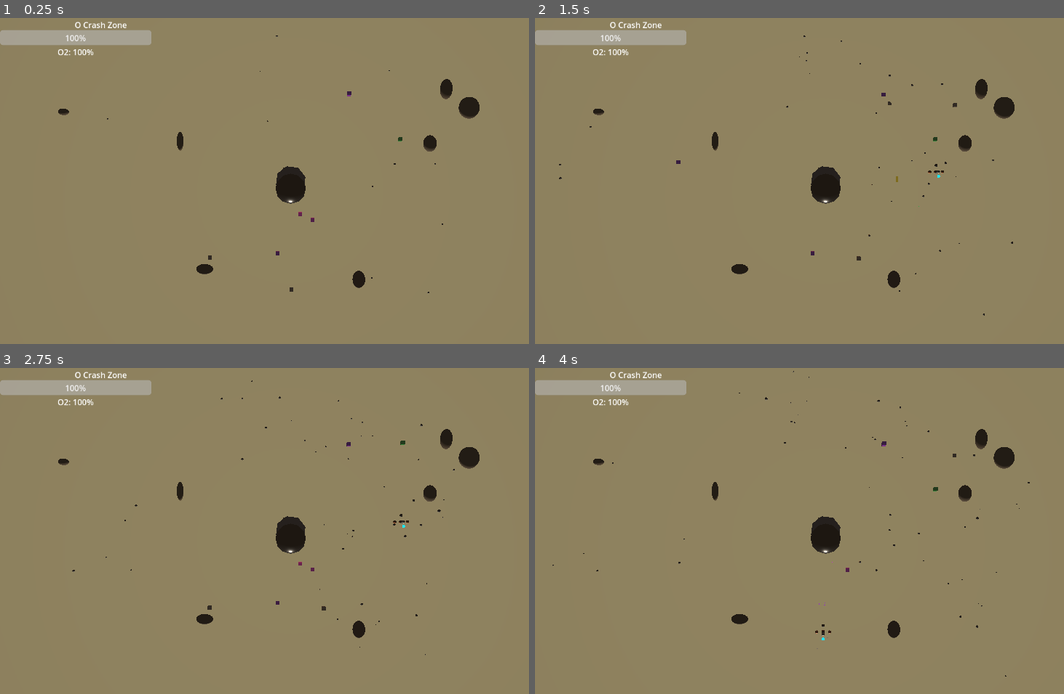
Above: before the commit, frames 1-4 (two rows, left to right).
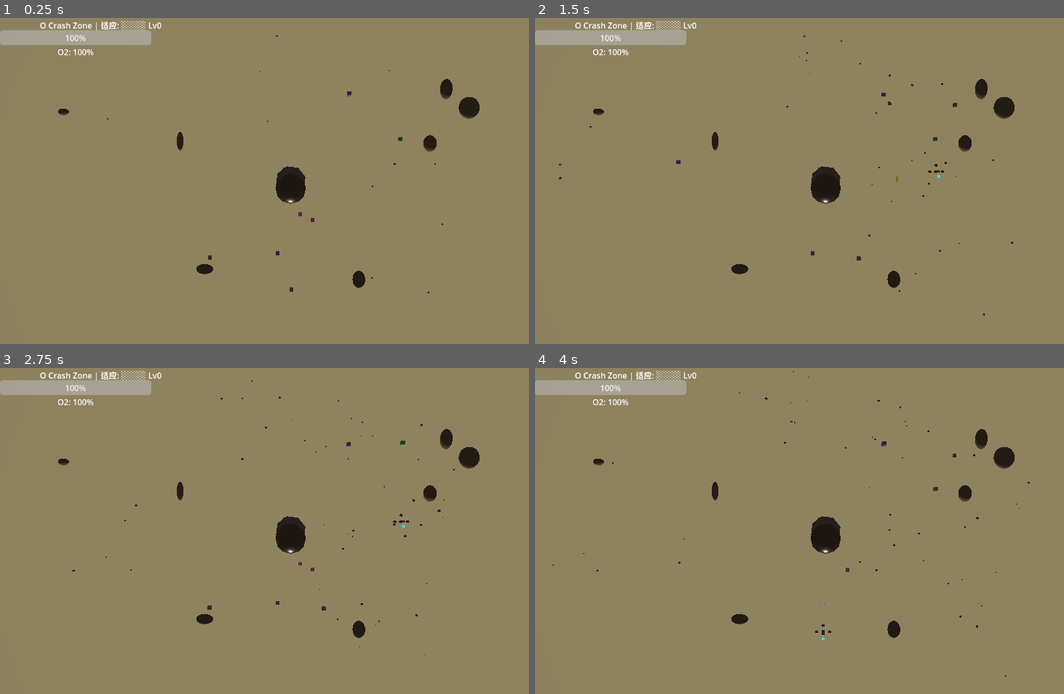
Above: after the commit, the same moments.

Repository: qnctx/star-abyss-game
Game: Godot game, scene res://scenes/main.tscn
Two runs of this game, one before a commit and one after it. Both use one fixed random seed, a clock stepped at 60 frames per second and the inputs below.
Inputs (mouse positions are in pixels of both pictures, inside the frame that each line leads up to):
- Up to frame 1 (0.25 s): no input
- Up to frame 2 (1.5 s): tap Enter at 0.5 s; move the mouse to (952, 164) at 0.52 s; hold D (move_right) 0.53-1.28 s; hold E (interact) 0.53-1.28 s; move the mouse to (709, 197) at 1.27 s; hold S (move_back) from 1.28 s (still down); click (709, 197) at 1.35 s
- Up to frame 3 (2.75 s): move the mouse to (349, 459) at 2.02 s; release S (move_back) at 2.03 s; hold D (move_right) from 2.03 s (still down); hold Shift (sprint) from 2.03 s (still down)
- Up to frame 4 (4 s): move the mouse to (794, 596) at 2.77 s; release D (move_right) at 2.78 s; release Shift (sprint) at 2.78 s; hold W (move_forward) 2.78-3.53 s; tap T (teleport) at 2.85 s; tap Space at 3.5 s; move the mouse to (1000, 579) at 3.52 s; hold A (move_left) from 3.53 s (still down); hold E (interact) from 3.53 s (still down)

The runs differ from the first frame. In frame 1, 0.3% of the frame differs, in the area x 7-31%, y 0-4%; in frame 2, 0.3%; in frame 3, 0.3%; in frame 4, 0.3%.
Error before the commit: Invalid assignment of property or key 'visible' with value of type 'bool' on a base object of type 'null instance'. (res://scripts/oxygen_ui.gd:21)

Commit message:
fix: add GameOverPanel nodes to OxygenUI in main.tscn
The oxygen_ui.gd script references $GameOverPanel, $GameOverPanel/GameOverLabel,
and $GameOverPanel/RestartButton, but these nodes only existed in the standalone
oxygen_ui.tscn scene file. The script is actually attached to the OxygenUI node
in main.tscn, which didn't have these children.

Added:
- GameOverPanel (Panel) as child of OxygenUI
- GameOverLabel (Label) as child of GameOverPanel
- RestartButton (Button) as child of GameOverPanel
- StyleBoxFlat_panel, StyleBoxFlat_button, StyleBoxFlat_button_hover sub_resources

This fixes the 'Invalid assignment of property or key visible on a null instance'
error when the game over screen tried to display.

Diff:
--- a/src/scenes/main.tscn
+++ b/src/scenes/main.tscn
@@ -24,6 +24,42 @@
 radius = 0.5
 height = 1.0
 
+[sub_resource type="StyleBoxFlat" id="StyleBoxFlat_panel"]
+bg_color = Color(0.1, 0.1, 0.15, 0.95)
+border_width_left = 3
+border_width_top = 3
+border_width_right = 3
+border_width_bottom = 3
+border_color = Color(0.8, 0.2, 0.2, 1)
+corner_radius_top_left = 8
+corner_radius_top_right = 8
+corner_radius_bottom_right = 8
+corner_radius_bottom_left = 8
+
+[sub_resource type="StyleBoxFlat" id="StyleBoxFlat_button"]
+bg_color = Color(0.6, 0.2, 0.2, 1)
+border_width_left = 2
+border_width_top = 2
+border_width_right = 2
+border_width_bottom = 2
+border_color = Color(0.9, 0.3, 0.3, 1)
+corner_radius_top_left = 4
+corner_radius_top_right = 4
+corner_radius_bottom_right = 4
+corner_radius_bottom_left = 4
+
+[sub_resource type="StyleBoxFlat" id="StyleBoxFlat_button_hover"]
+bg_color = Color(0.8, 0.3, 0.3, 1)
+border_width_left = 2
+border_width_top = 2
+border_width_right = 2
+border_width_bottom = 2
+border_color = Color(1, 0.4, 0.4, 1)
+corner_radius_top_left = 4
+corner_radius_top_right = 4
+corner_radius_bottom_right = 4
+corner_radius_bottom_left = 4
+
 [node name="Main" type="Node3D"]
 
 [node name="DirectionalLight3D" type="DirectionalLight3D" parent="."]
@@ -96,6 +132,48 @@
 text = "O2: 100%"
 horizontal_alignment = 1
 
+[node name="GameOverPanel" type="Panel" parent="OxygenUI"]
+visible = false
+layout_mode = 1
+anchors_preset = 8
+anchor_left = 0.5
+anchor_top = 0.5
+anchor_right = 0.5
+anchor_bottom = 0.5
+offset_left = -150.0
+offset_top = -80.0
+offset_right = 150.0
+offset_bottom = 80.0
+grow_horizontal = 2
+grow_vertical = 2
+theme_override_styles/panel = SubResource("StyleBoxFlat_panel")
+
+[node name="GameOverLabel" type="Label" parent="OxygenUI/GameOverPanel"]
+layout_mode = 1
+anchors_preset = 10
+anchor_right = 1.0
+offset_top = 10.0
+offset_bottom = 60.0
+grow_horizontal = 2
+text = "GAME OVER
+氧气耗尽"
+horizontal_alignment = 1
+vertical_alignment = 1
+
+[node name="RestartButton" type="Button" parent="OxygenUI/GameOverPanel"]
+layout_mode = 1
+anchors_preset = 10
+anchor_right = 1.0
+offset_left = 40.0
+offset_top = 70.0
+offset_right = -40.0
+offset_bottom = 105.0
+grow_horizontal = 2
+text = "重新开始 (R)"
+theme_override_styles/normal = SubResource("StyleBoxFlat_button")
+theme_override_styles/hover = SubResource("StyleBoxFlat_button_hover")
+theme_override_styles/pressed = SubResource("StyleBoxFlat_button")
+
 [node name="ForgeUI" parent="." instance=ExtResource("10_forge_ui_scene")]
 
 [node name="ResourceHUD" type="Control" parent="."]
Not shown: 1 places in src/scenes/main.tscn that only renumber resources
